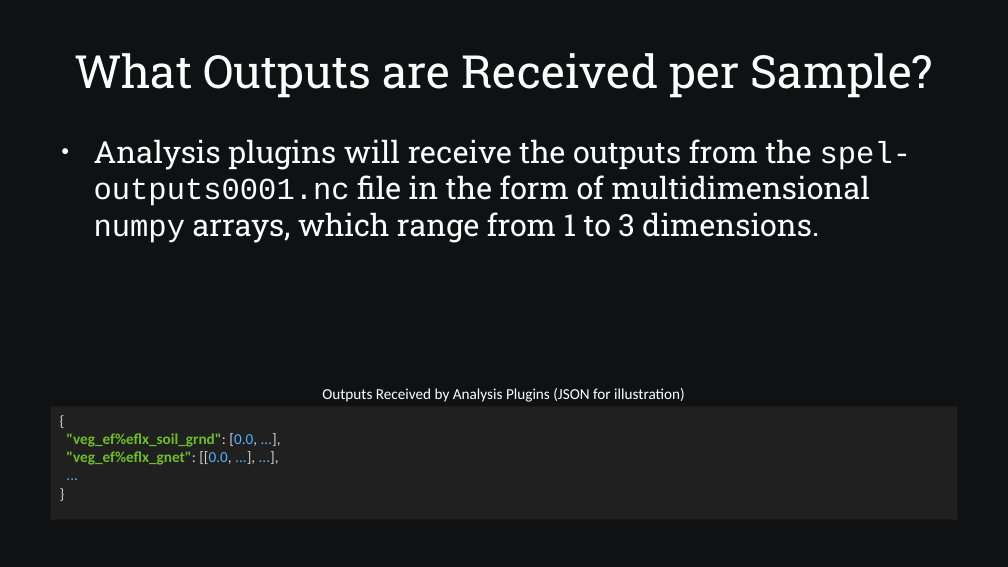
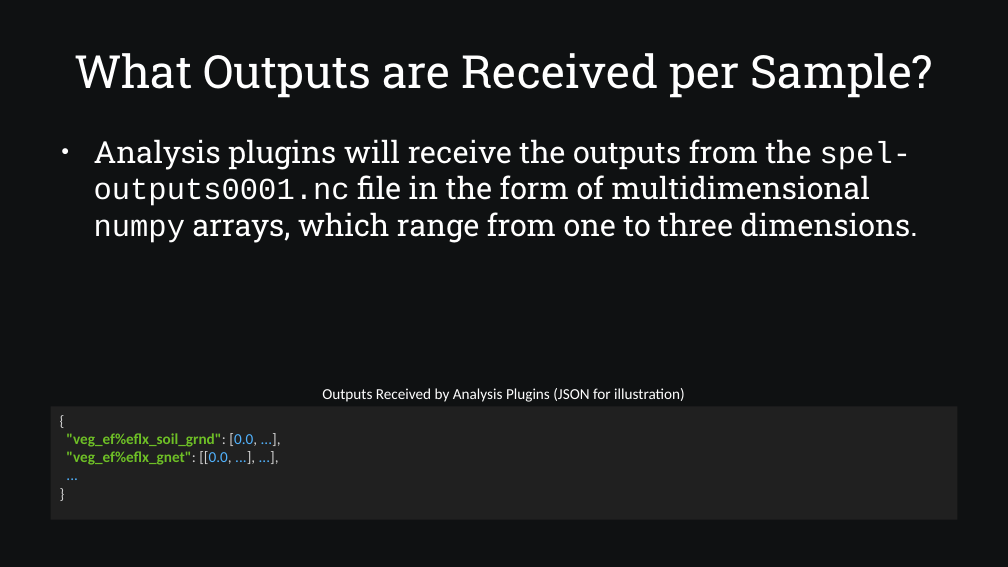
Before and after one commit to SamAllen06/lake_temp_work, a slide deck: slide 10 of documentation/for_collaborators/TestingSoftwareOverview.odp. Drawn at 1008x567 pixels with LibreOffice and Linux fonts; fonts in the diff are those of the drawing. Boxes give left, top, right and bottom in pixels: in the first picture for what was removed or moved away, otherwise in the second. Text is boxed around its words. In the diff, an @@ line names an element or a change of style, - is before the commit and + after.

```diff
--- a/documentation/for_collaborators/TestingSoftwareOverview.odp
+++ b/documentation/for_collaborators/TestingSoftwareOverview.odp
@@ text at (94, 139, 918, 243): text changed @@
-● Analysis plugins will receive the outputs from the spel-outputs0001.nc file in the form of multidimensional numpy arrays, which range from 1 to 3 dimensions.
+● Analysis plugins will receive the outputs from the spel-outputs0001.nc file in the form of multidimensional numpy arrays, which range from one to three dimensions.
```
Also in this commit, not shown: 6 other slides changed, 2 other files.
